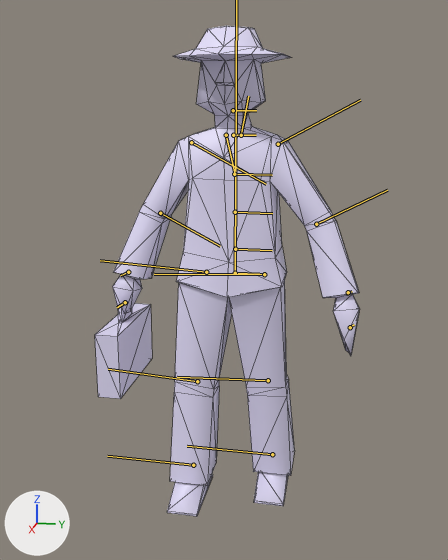
What one commit did to the glTF model public/modelos/FichaClasico.gltf.
One viewpoint serves both versions: a 50 mm lens placed at (0.269, 0.05, 0.184), pointed at (0.003, -0.003, 0.118). The axes (+X, +Y, +Z) are drawn at lower left. The lights are the same throughout. The bones that bend it are drawn over the model as lines. Mesh edges are drawn as thin lines.

Objects in the first picture: 'Clasico'.
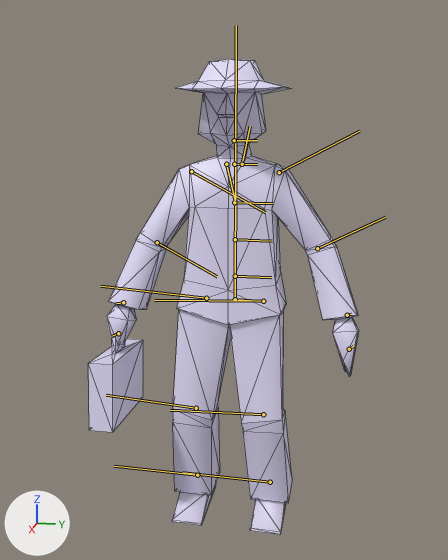
The newer file adds an action. The first version stands in its rest pose; the second is drawn at frame 22 of the action 'Descanso'.

What the commit changed:
Bone 'Bip001' (bone_bip001) moves from (0.0, 0.0, 0.0) to (0.0005, -0.0125, 0.0).
Bone 'Bip001 Spine' (bone_bip001_spine) turns from (0, 0, 0) to (2, -1, 0) degrees about its own x, y and z.
Bone 'Bip001 Spine1' (bone_bip001_spine1) turns from (0, 0, 0) to (2, -1, 0) degrees about its own x, y and z.
Bone 'Bip001 Spine2' (bone_bip001_spine2) turns from (0, 0, 0) to (2, -1, 0) degrees about its own x, y and z.
Bone 'Bip001 Neck' (bone_bip001_neck) turns from (0, 0, 0) to (0, 1, 0) degrees about its own x, y and z.
Bone 'Bip001 L Clavicle' (bone_bip001_l_clavicle) turns from (0, 0, 0) to (-2, 2, 0) degrees about its own x, y and z.
Bone 'Bip001 L UpperArm' (bone_bip001_l_upperarm) turns from (0, 0, 0) to (9, 5, 0) degrees about its own x, y and z.
Bone 'Bip001 L Forearm' (bone_bip001_l_forearm) turns from (0, 0, 0) to (0, -9, 0) degrees about its own x, y and z.
Bone 'Bip001 R Clavicle' (bone_bip001_r_clavicle) turns from (0, 0, 0) to (2, 2, 0) degrees about its own x, y and z.
Bone 'Bip001 R UpperArm' (bone_bip001_r_upperarm) turns from (0, 0, 0) to (3, -4, 0) degrees about its own x, y and z.
Bone 'Bip001 R Forearm' (bone_bip001_r_forearm) turns from (0, 0, 0) to (0, 3, 0) degrees about its own x, y and z.
Bone 'Bip001 R Hand' (bone_bip001_r_hand) turns from (0, 0, 0) to (0, 0, 3) degrees about its own x, y and z.
Bone 'Bip001 Head' (bone_bip001_head) turns from (0, 0, 0) to (-6, 1, 0) degrees about its own x, y and z.
Bone 'Bip001 L Thigh' (bone_bip001_l_thigh) moves from (0.0, 0.0, 0.0) to (0.0, 0.0, -0.0004).
Bone 'Bip001 L Thigh' (bone_bip001_l_thigh) turns from (0, 0, 0) to (2, 13, 0) degrees about its own x, y and z.
Bone 'Bip001 L Calf' (bone_bip001_l_calf) turns from (0, 0, 0) to (0, -20, 0) degrees about its own x, y and z.
Bone 'Bip001 L Foot' (bone_bip001_l_foot) turns from (0, 0, 0) to (0, 11, 0) degrees about its own x, y and z.
Bone 'Bip001 R Thigh' (bone_bip001_r_thigh) moves from (0.0, 0.0, 0.0) to (-0.0001, 0.0, 0.0007).
Bone 'Bip001 R Thigh' (bone_bip001_r_thigh) turns from (0, 0, 0) to (2, 3, 0) degrees about its own x, y and z.
Bone 'Bip001 R Calf' (bone_bip001_r_calf) turns from (0, 0, 0) to (0, -18, 0) degrees about its own x, y and z.
Bone 'Bip001 R Foot' (bone_bip001_r_foot) turns from (0, 0, 0) to (-1, 15, 0) degrees about its own x, y and z.

Location of each change, [x1, y1, x2, y2] in pixels of the pictures (448 x 560 px):
'Clasico', posed
    before: [95, 26, 359, 517]
    after: [88, 59, 358, 534]
bone 'Bip001 Spine', root to tip
    before: (235, 249) to (272, 250)
    after: (235, 276) to (271, 277)
bone 'Bip001 Spine1', root to tip
    before: (235, 212) to (272, 213)
    after: (235, 239) to (272, 241)
bone 'Bip001 Spine2', root to tip
    before: (234, 174) to (272, 175)
    after: (234, 202) to (272, 203)
bone 'Bip001 Neck', root to tip
    before: (233, 135) to (256, 135)
    after: (234, 164) to (257, 164)
bone 'Bip001 L Clavicle', root to tip
    before: (241, 135) to (248, 96)
    after: (242, 164) to (250, 126)
bone 'Bip001 L UpperArm', root to tip
    before: (278, 144) to (360, 100)
    after: (279, 172) to (359, 131)
bone 'Bip001 L Forearm', root to tip
    before: (316, 224) to (387, 190)
    after: (317, 248) to (385, 217)
bone 'Bip001 R Clavicle', root to tip
    before: (226, 135) to (234, 172)
    after: (226, 164) to (235, 200)
bone 'Bip001 R UpperArm', root to tip
    before: (191, 142) to (266, 184)
    after: (191, 171) to (265, 212)
bone 'Bip001 R Forearm', root to tip
    before: (160, 213) to (220, 246)
    after: (157, 242) to (217, 276)
bone 'Bip001 R Hand', root to tip
    before: (128, 272) to (120, 275)
    after: (123, 302) to (116, 303)
bone 'Bip001 Head', root to tip
    before: (233, 110) to (256, 110)
    after: (234, 140) to (257, 140)
bone 'Bip001 L Thigh', root to tip
    before: (264, 274) to (154, 274)
    after: (263, 301) to (154, 300)
bone 'Bip001 L Calf', root to tip
    before: (268, 380) to (177, 377)
    after: (263, 414) to (170, 410)
bone 'Bip001 L Foot', root to tip
    before: (272, 454) to (187, 446)
    after: (270, 482) to (182, 472)
bone 'Bip001 R Thigh', root to tip
    before: (206, 272) to (100, 260)
    after: (206, 298) to (100, 286)
bone 'Bip001 R Calf', root to tip
    before: (197, 381) to (108, 369)
    after: (196, 408) to (106, 395)
bone 'Bip001 R Foot', root to tip
    before: (193, 465) to (107, 456)
    after: (197, 475) to (114, 466)
